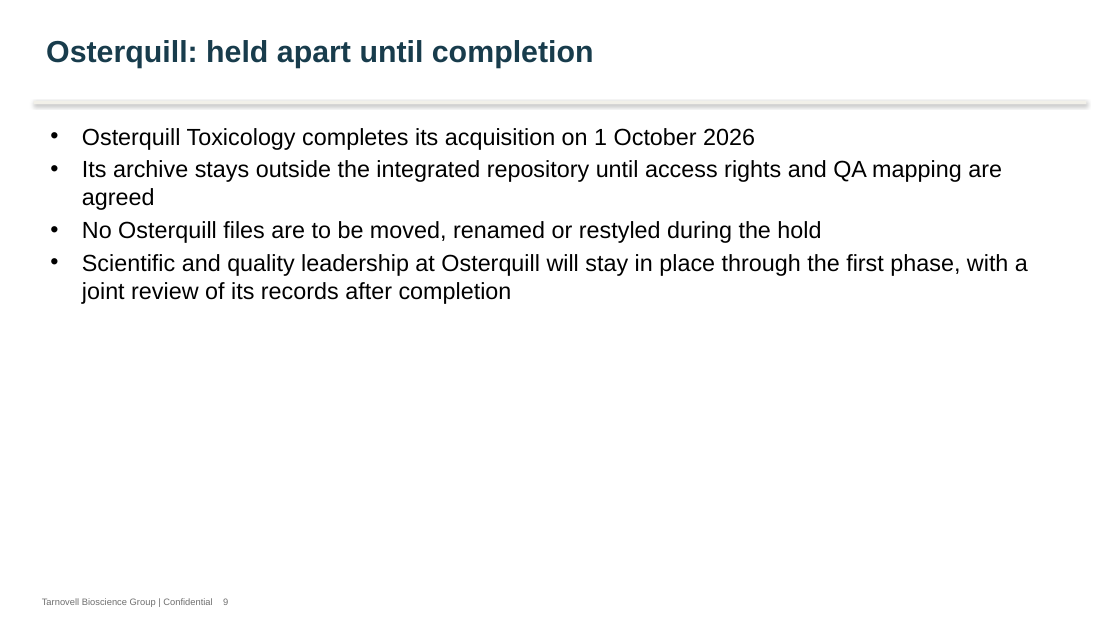
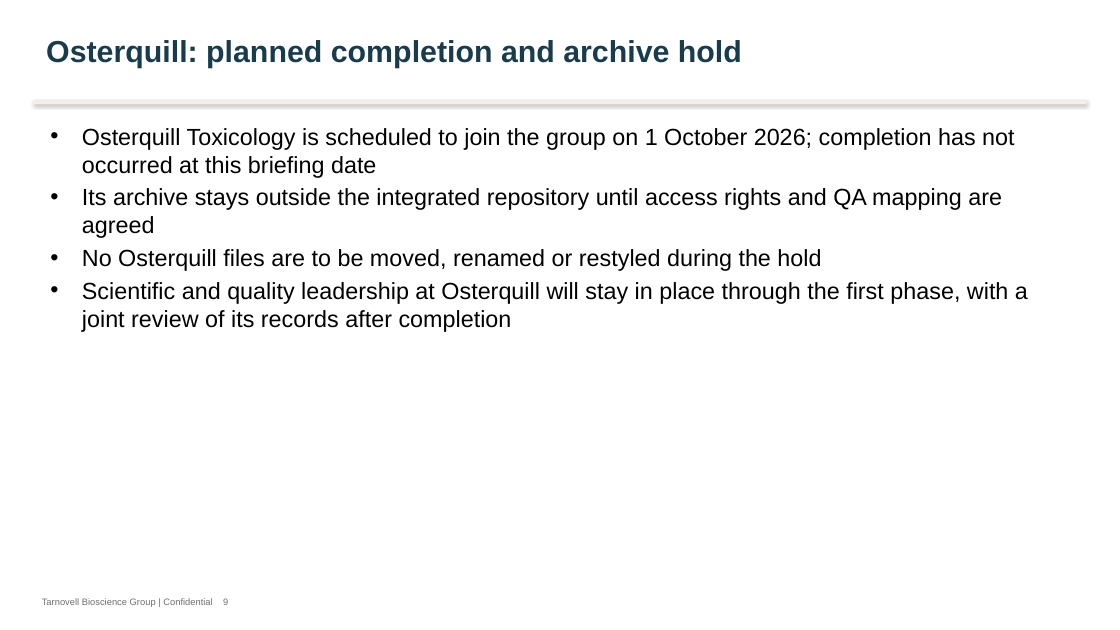
Before and after one commit to 60xAI/portco-mock-dataset, a slide deck: slide 9 of output/archive/Tarnovell_Group/Integration/Programme/2026/One_Group_Many_Practices_Steering_2026-09.pptx. Drawn at 1120x630 pixels with LibreOffice and Linux fonts; fonts in the diff are those of the drawing. Boxes give left, top, right and bottom in pixels: in the first picture for what was removed or moved away, otherwise in the second. Text is boxed around its words. In the diff, an @@ line names an element or a change of style, - is before the commit and + after.

```diff
--- a/output/archive/Tarnovell_Group/Integration/Programme/2026/One_Group_Many_Practices_Steering_2026-09.pptx
+++ b/output/archive/Tarnovell_Group/Integration/Programme/2026/One_Group_Many_Practices_Steering_2026-09.pptx
@@ title at bbox=[46, 40, 742, 68]: text changed @@
-Osterquill: held apart until completion
+Osterquill: planned completion and archive hold
@@ text at bbox=[82, 128, 1014, 178]: text changed @@
-• Osterquill Toxicology completes its acquisition on 1 October 2026
+• Osterquill Toxicology is scheduled to join the group on 1 October 2026; completion has not occurred at this briefing date
```
Also in this commit, not shown: 3 other slides changed, 1 other file.
